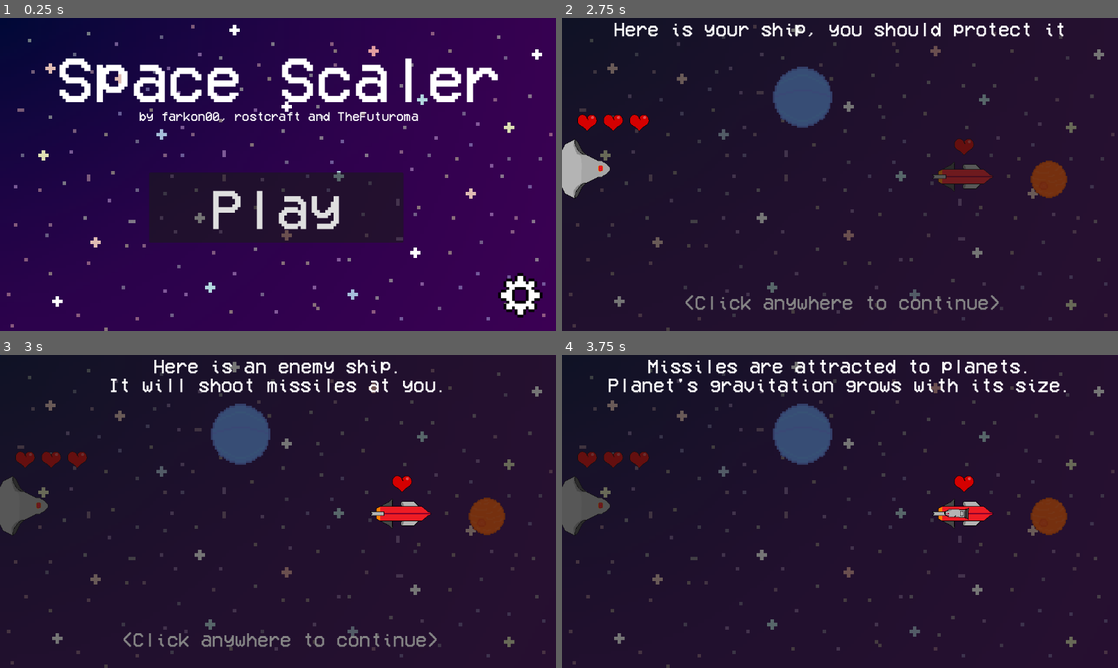
Above: before the commit, frames 1-4 (two rows, left to right).
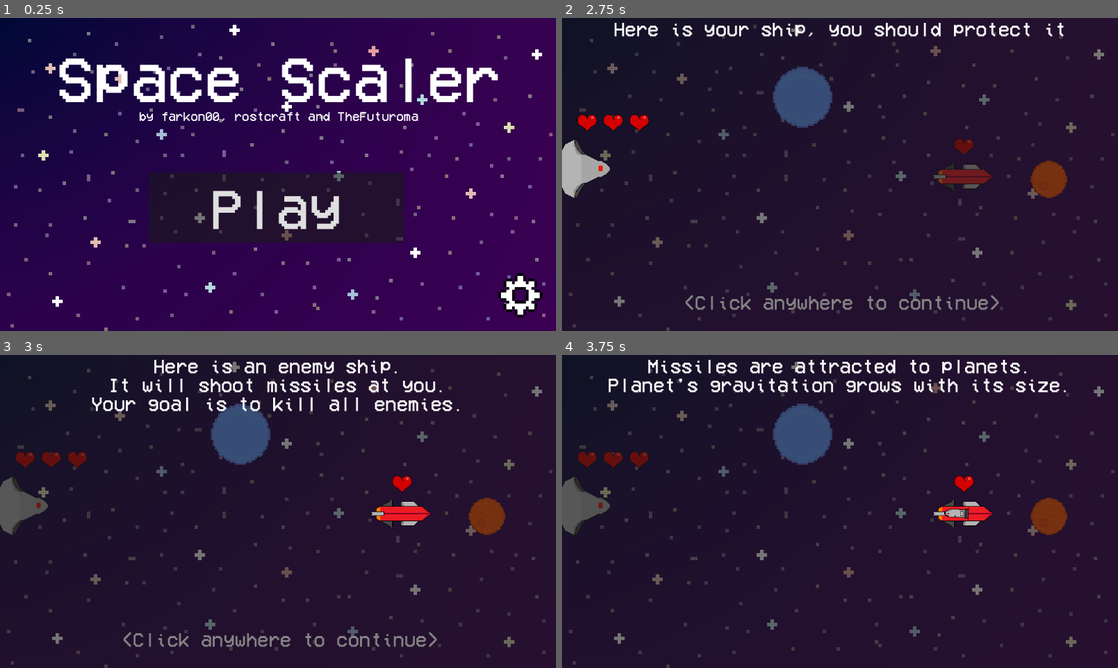
Above: after the commit, the same moments.

Repository: farkon00/GMTK2024
Game: Godot game, scene res://Main.tscn
Two runs of this game, one before a commit and one after it. Both use one fixed random seed, a clock stepped at 60 frames per second and the inputs below. Sound files missing from this copy of the repository are replaced by a short silence.
Inputs (mouse positions are in pixels of both pictures, inside the frame that each line leads up to):
- Up to frame 1 (0.25 s): no input
- Up to frame 2 (2.75 s): click "Play" at 0.5 s; click "1" at 1.25 s; tap Enter at 2 s; move the mouse to (962, 158) at 2.02 s; click (962, 158) at 2.17 s
- Up to frame 3 (3 s): tap Enter at 2.75 s; move the mouse to (166, 527) at 2.77 s; click (166, 527) at 2.92 s
- Up to frame 4 (3.75 s): tap Enter at 3.5 s; move the mouse to (895, 442) at 3.52 s; click (895, 442) at 3.67 s

Frames 1-2 are identical in both runs. In frame 3, 0.9% of the frame differs, in the area x 16-83%, y 13-18%; in frame 4, nothing differs.

Commit message:
fix grammar and add game objective to the tutorial

Diff:
--- a/Levels/level2.tscn
+++ b/Levels/level2.tscn
@@ -85,7 +85,7 @@
 theme = ExtResource("8_eqlue")
 theme_override_font_sizes/font_size = 40
 text = "This level contains portals.
-Portals with the same color are connected."
+Portals of the same color are connected."
 horizontal_alignment = 1
 
 [node name="ContinueLabel" type="Label" parent="PortalTutorialManager/Panel"]
--- a/Levels/tutorial.tscn
+++ b/Levels/tutorial.tscn
@@ -93,7 +93,8 @@
 theme = ExtResource("5_nsmdf")
 theme_override_font_sizes/font_size = 40
 text = "Here is an enemy ship.
-It will shoot missiles at you."
+It will shoot missiles at you.
+Your goal is to kill all enemies."
 horizontal_alignment = 1
 
 [node name="EnemyShipLabel2" type="Label" parent="TutorialManager/Panel"]
